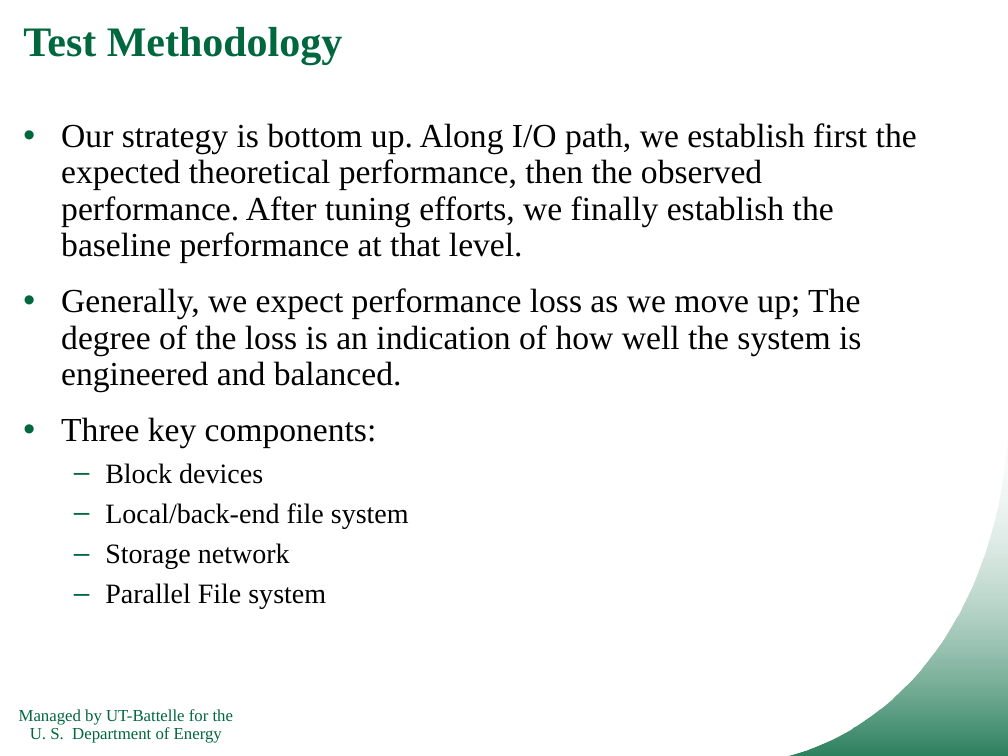
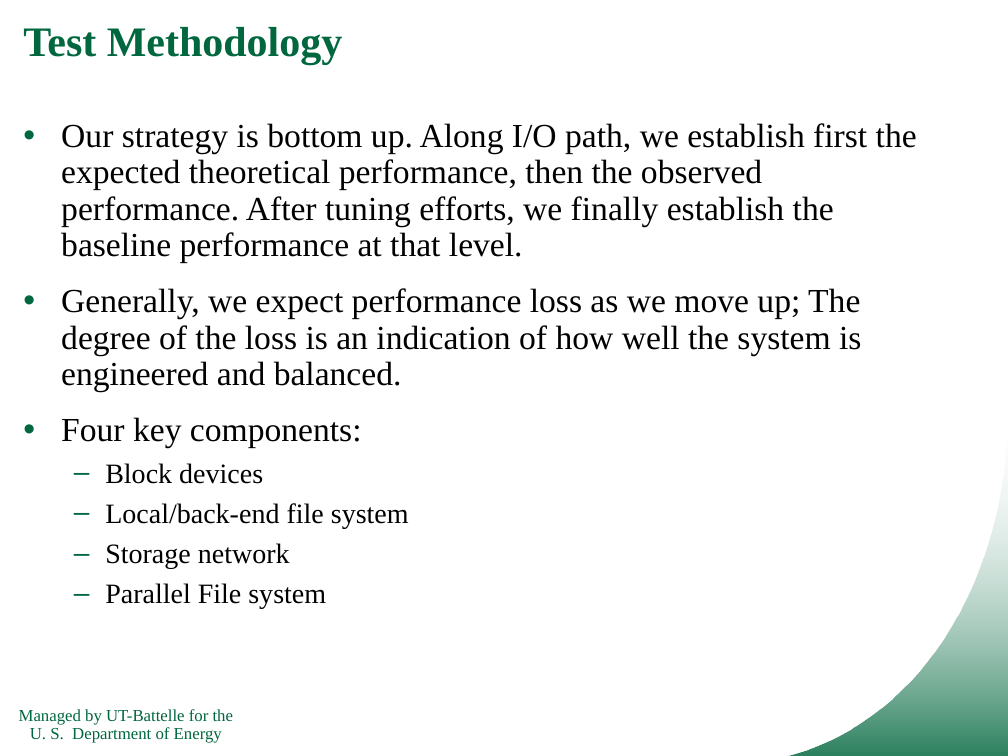
Before and after one commit to fwang2/pdsw12-ceph, a slide deck: slide 6 of feiyi-pdsw-ceph.pptx. Drawn at 1008x756 pixels with LibreOffice and Linux fonts; fonts in the diff are those of the drawing; background and template pictures are left out. Boxes give left, top, right and bottom in pixels: in the first picture for what was removed or moved away, otherwise in the second. Text is boxed around its words. In the diff, an @@ line names an element or a change of style, - is before the commit and + after.

Commit message:
update slides

```diff
--- a/feiyi-pdsw-ceph.pptx
+++ b/feiyi-pdsw-ceph.pptx
@@ text at box(61, 417, 362, 448): text changed @@
-• Three key components:
+• Four key components:
```
Also in this commit, not shown: 1 other file.
